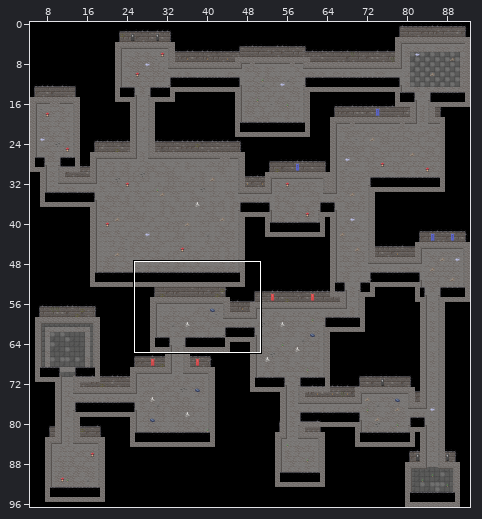
An edit to a level. Tiled map, IGT - Project/Maps/TestMap.tmx. The first picture is a wide view before the edit; the outline marks the close-up.
Close-up. The starting point:
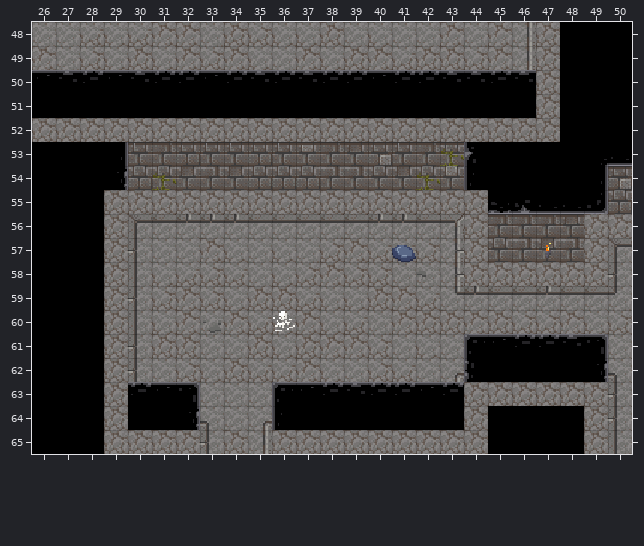
Cells are 16x16 px. Shown: x 26..50, y 48..65. The commit also changed other parts of the map, which this record leaves out.
Once edited:
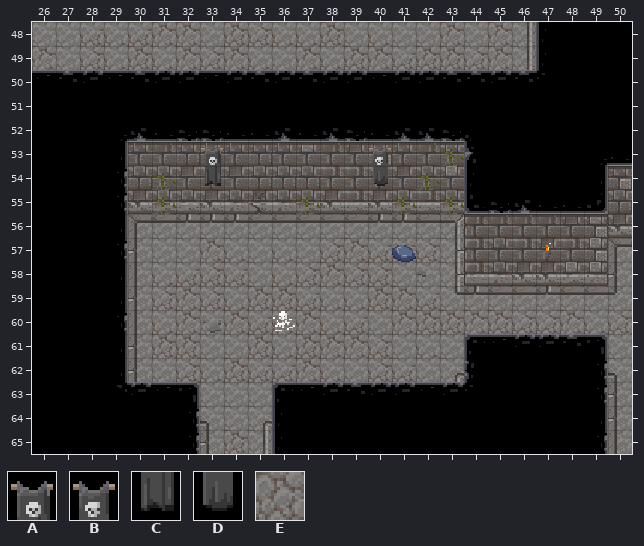
Key: from "Decorations": A 4, B 5, C 16, D 17; from "TopDownDungeon": E 0.
_ is an empty cell.
Tiles replaced or removed in this view: E.
Diff:
Changed rows in their new state; . is an unchanged cell.
Layer "Decoration":
first column x 33:
53 A......B
54 C......D
Layer "Collision" (now hidden):
first column x 26:
48 ....................._...
49 ....................._...
50 ....................._...
51 ....................._...
52 ______________________...
55 ...________________......
56 ..._.............._....__
57 ..._.............._...._.
58 ..._..............______.
59 ..._.....................
60 ..._.....................
61 ..._.....................
62 ..._.....................
63 ..._..............______.
64 ..._.............._...._.
65 ...____..._________...._.
Pixel boxes of the changes (left, top, right, bottom) in both close-ups:
changed: (32, 22, 632, 454)
